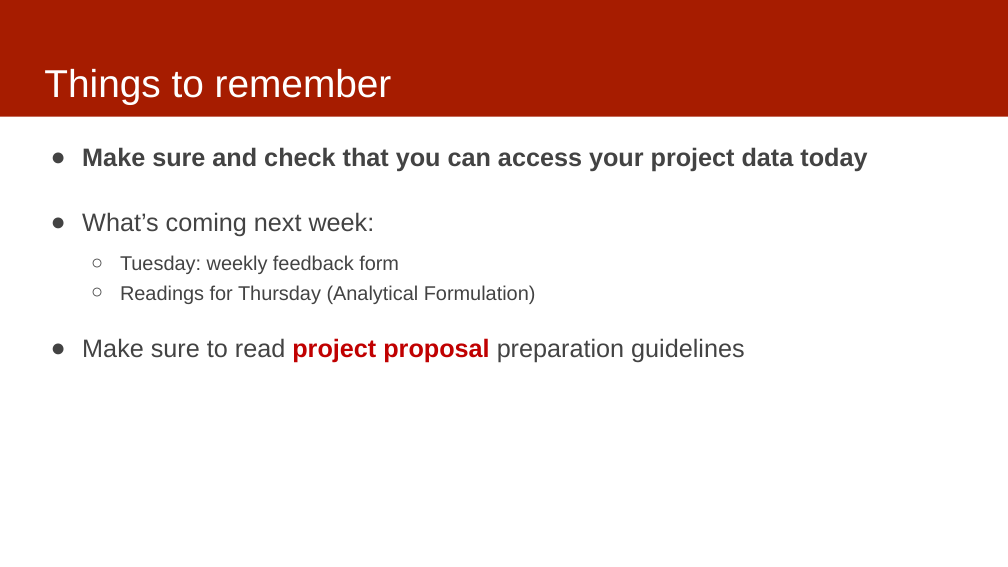
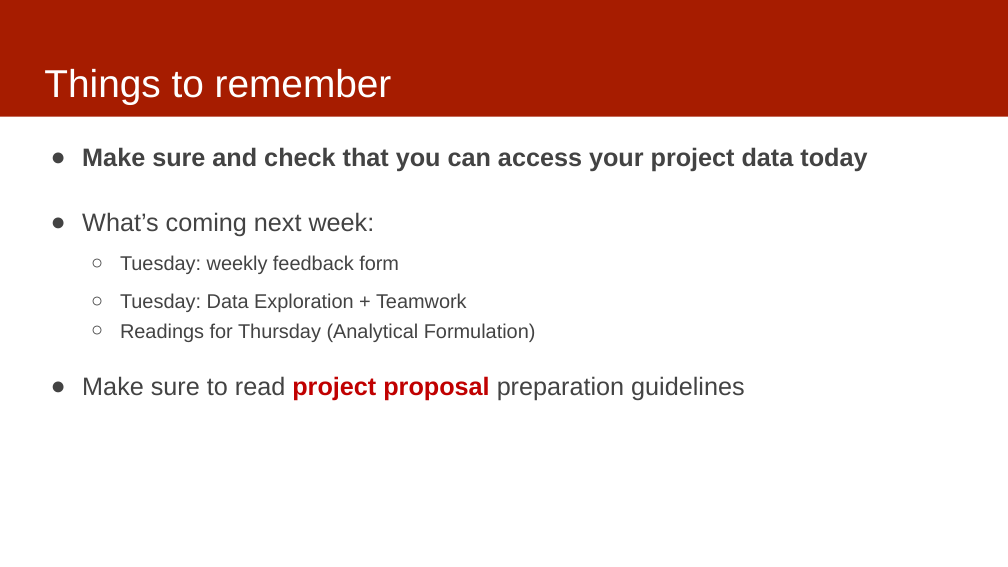
Before and after one commit to dssg/mlforpublicpolicylab, a slide deck: slide 2 of 02 - Case Studies and Acquiring Data/data.pptx. Drawn at 1008x567 pixels with LibreOffice and Linux fonts; fonts in the diff are those of the drawing. Boxes give left, top, right and bottom in pixels: in the first picture for what was removed or moved away, otherwise in the second. Text is boxed around its words. In the diff, an @@ line names an element or a change of style, - is before the commit and + after.

Commit message:
udpated data

```diff
--- a/02 - Case Studies and Acquiring Data/data.pptx
+++ b/02 - Case Studies and Acquiring Data/data.pptx
@@ text at <box>120,293,467,312</box>: paragraph added @@
+  ○ Tuesday: Data Exploration + Teamwork
```
